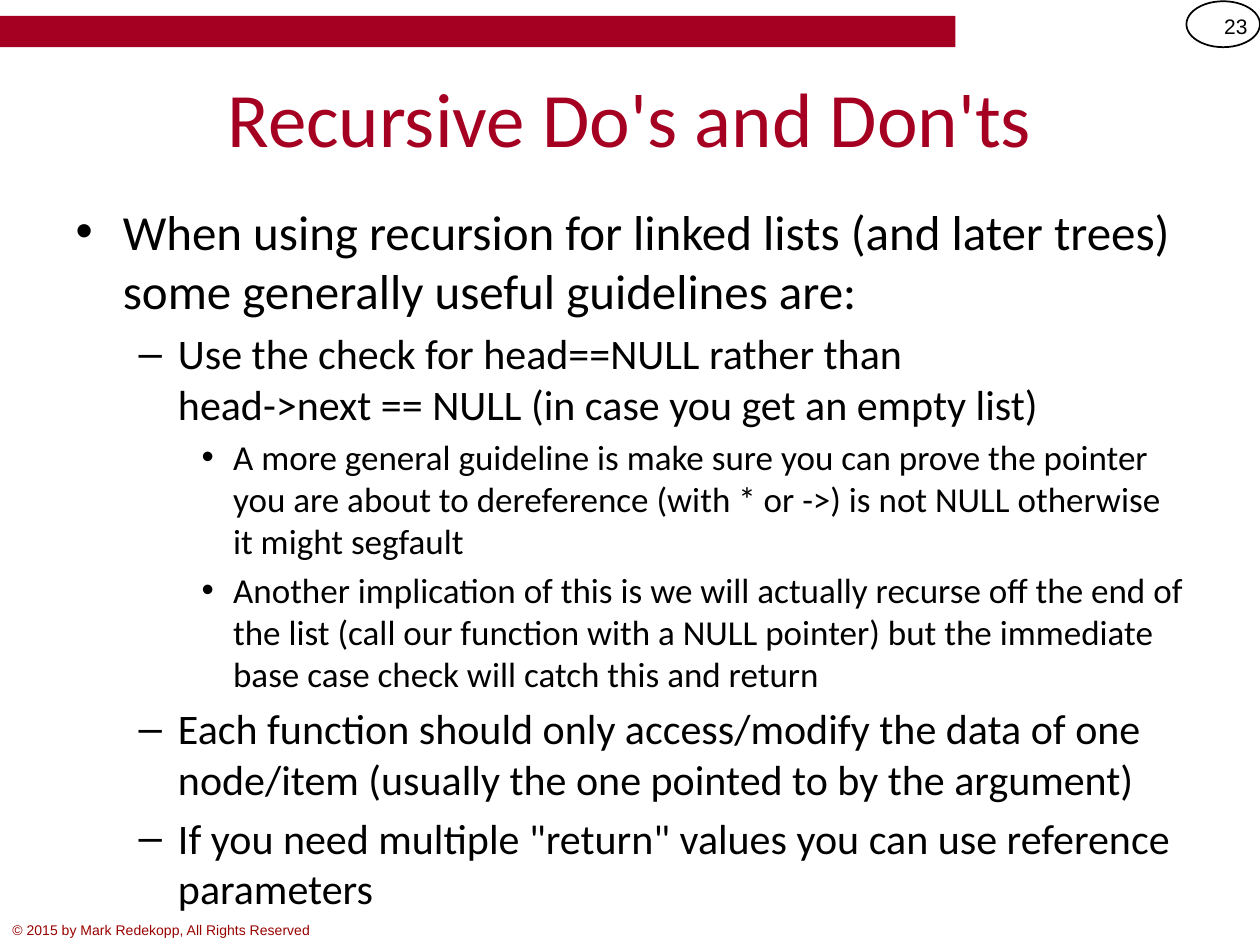
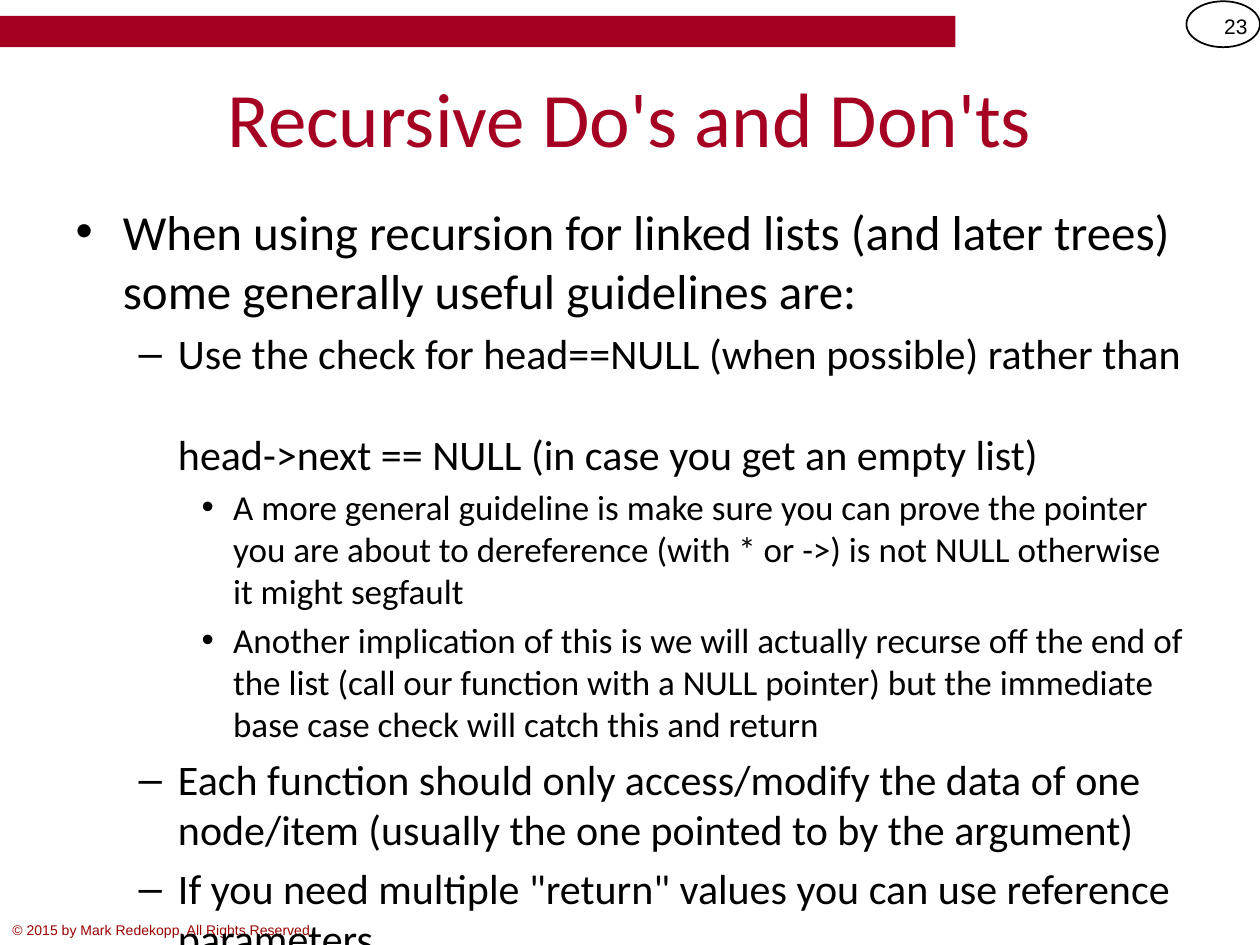
Before and after one commit to csci104/site, a slide deck: slide 23 of schedule/notes/2-Recursion.pptx. Drawn at 1260x945 pixels with LibreOffice and Linux fonts; fonts in the diff are those of the drawing; background and template pictures are left out. Boxes give left, top, right and bottom in pixels: in the first picture for what was removed or moved away, otherwise in the second. Text is boxed around its words. In the diff, an @@ line names an element or a change of style, - is before the commit and + after.

```diff
--- a/schedule/notes/2-Recursion.pptx
+++ b/schedule/notes/2-Recursion.pptx
@@ text at <box>178,338,1180,478</box>: text changed @@
-  – Use the check for head==NULL rather than
-    head->next == NULL (in case you get an empty list)
+  – Use the check for head==NULL (when possible) rather than
+    head->next == NULL (in case you get an empty list)
```
Also in this commit, not shown: 4 other slides changed.
